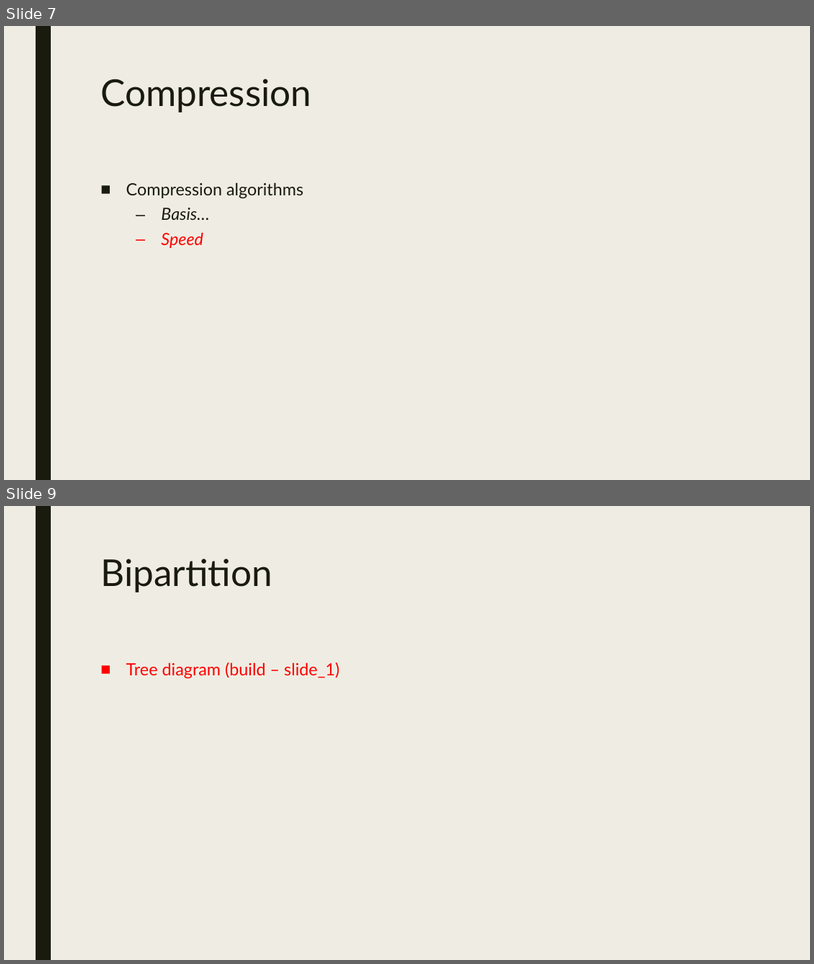
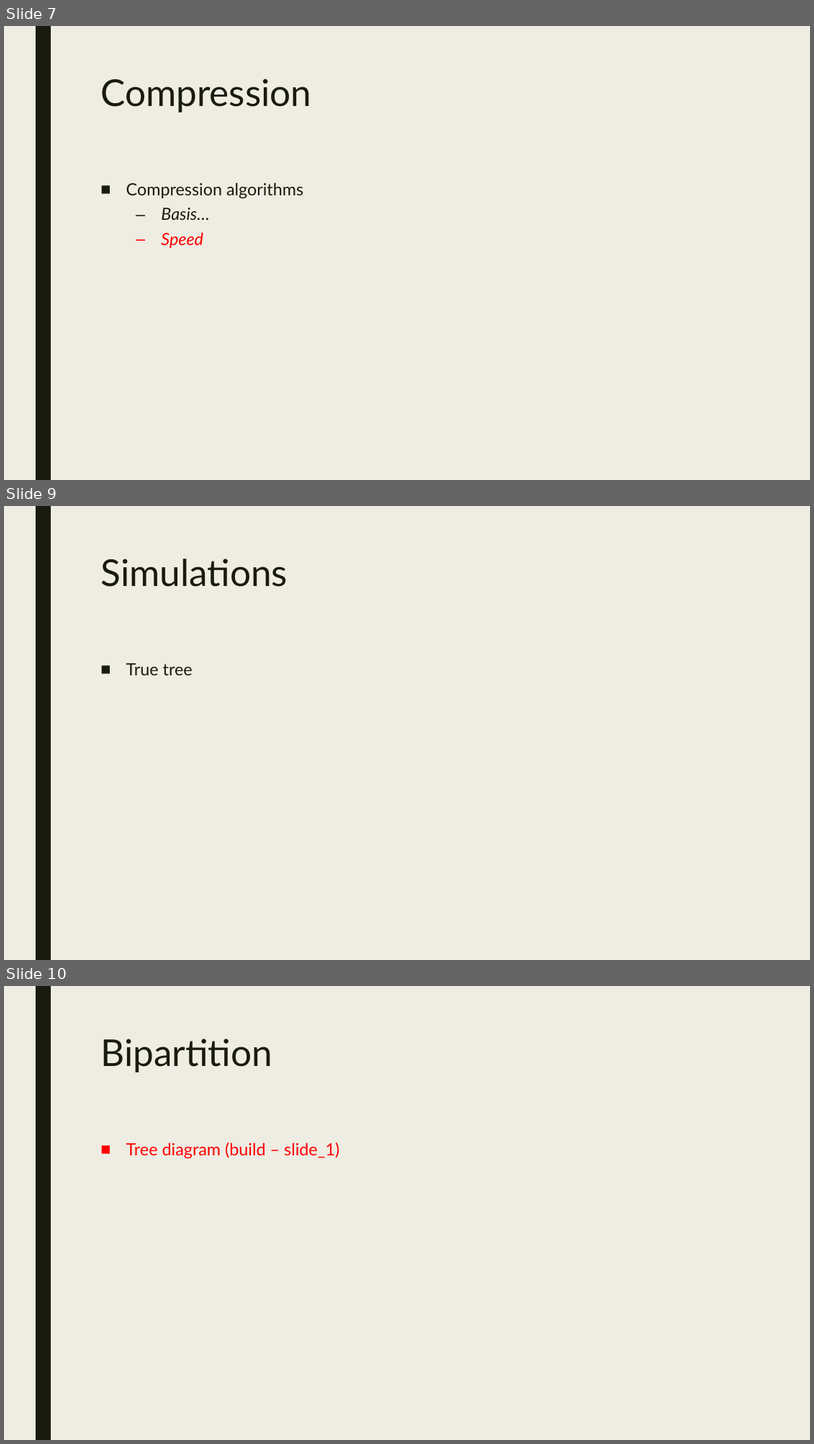
Before and after one commit to itsdlow/PhyloTools, a slide deck: Surveying_Phylogenetic_Forests.pptx. Shown one above the other, each under a label of ours: slides 7 and 9 before the commit, slides 7, 9 and 10 after it; the slides between them are not shown. The pictures are 814x964 and 814x1444 pixels, drawn with LibreOffice and Linux fonts; fonts in the diff are those of the drawing. Boxes give left, top, right and bottom in pixels: in the first picture for what was removed or moved away, otherwise in the second. Text is boxed around its words. In the diff, an @@ line names an element or a change of style, - is before the commit and + after.

```diff
--- a/Surveying_Phylogenetic_Forests.pptx
+++ b/Surveying_Phylogenetic_Forests.pptx
@@ slide 9 added at bbox=[4, 506, 810, 960], background #EFEDE3; not listed: 1 template element that a slide beside it also shows @@
@@ title added at bbox=[100, 559, 288, 587], 44 pt, text #191B0E @@
+Simulations
@@ text added at bbox=[126, 663, 193, 675], 20 pt, text #191B0E @@
+■ True tree
@@ what was slide 9 is now slide 10 @@
```
Also in this commit, not shown: 5 slides changed, 1 other slide added, 1 slide removed.
